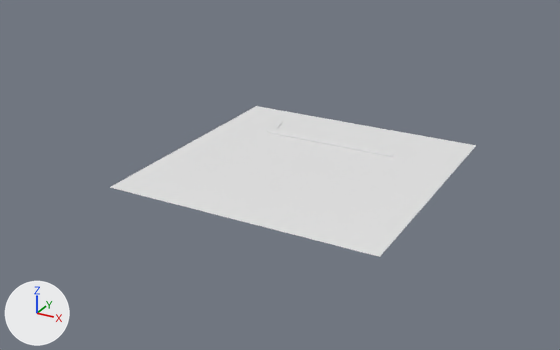
An edit to the Blender file design/carting/track_pro.blend, drawn before and after from the same camera.
The view is the same before and after, from a camera (50 mm lens) standing at (143.0, -283.0, 134.0) and looking at (-9.0, -6.0, -4.0). The axes (+X, +Y, +Z) are drawn at lower left. The lights are the same throughout. The older version comes first.

Names of what the first picture shows: 'Куб', 'Плоскость'.
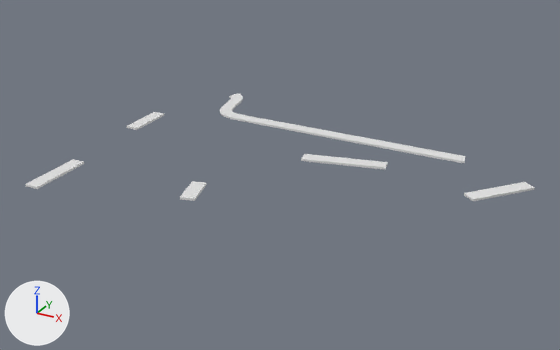
Commit message: track pro update

ob_траекторияnurbs is not drawn itself; it is used by a modifier of ob_куб.

Changed parts and their boxes (x1, y1, x2, y2) in the pictures (560 x 350 px):
'Плоскость', hidden
    before: (110, 106, 476, 257)
'Куб', moved, rescaled (91% wider, 77% taller)
    before: (266, 118, 394, 157)
    after: (220, 93, 465, 163)
'Short.003', added
    after: (301, 154, 388, 170)
'Short.001', added
    after: (464, 182, 535, 201)
'Short.004', added
    after: (25, 159, 84, 189)
'Short', added
    after: (180, 181, 207, 201)
'Short.002', added
    after: (127, 112, 164, 130)

Edits to the bpy script that builds the scene:
```text
Change ob_плоскость:
    ob_плоскость.location: (0.0, 0.0, 0.0) -> (0.0, -20.0, 0.0)
    ob_плоскость.scale: (1.0, 1.0, 1.0) -> (2.0, 2.0, 1.0)
    add ob_плоскость.hide_set(True)
Change ob_траекторияnurbs:
    ob_траекторияnurbs.location: (0.0, 30.0, 0.0) -> (0.0, 40.0, 0.0)
    ob_траекторияnurbs.scale: (1.0, 1.0, 1.0) -> (2.0, 2.0, 1.0)
Change ob_куб:
    ob_куб.location: (0.0, 30.0, 0.0) -> (0.0, 40.0, 0.0)
    ob_куб.scale: (0.4, 5.6, 1.0) -> (0.8, 6.3, 1.0)
Add ob_short_004:
    ob_short_004 = bpy.data.objects.new('Short.004', me_куб.copy())  # the mesh of ob_куб
    ob_short_004.location = (-90.3, -45.6, 0.0)
    ob_short_004.rotation_euler = (0.0, 0.0, -1.523)  # degrees (0, 0, -87)
    ob_short_004.scale = (1.0, 6.3, 1.0)
    _m = ob_short_004.modifiers.new('Массив', 'ARRAY')
    _m.count = 30
Add ob_short_003:
    ob_short_003 = bpy.data.objects.new('Short.003', me_куб.copy())  # the mesh of ob_куб
    ob_short_003.location = (-4.3, 7.8, 0.0)
    ob_short_003.rotation_euler = (0.0, 0.0, 0.241)  # degrees (0, 0, 14)
    ob_short_003.scale = (1.0, 6.3, 1.0)
    _m = ob_short_003.modifiers.new('Массив', 'ARRAY')
    _m.count = 38
Add ob_short_002:
    ob_short_002 = bpy.data.objects.new('Short.002', me_куб.copy())  # the mesh of ob_куб
    ob_short_002.location = (-98.2, 24.3, 0.0)
    ob_short_002.rotation_euler = (0.0, 0.0, -1.523)  # degrees (0, 0, -87)
    ob_short_002.scale = (1.0, 6.3, 1.0)
    _m = ob_short_002.modifiers.new('Массив', 'ARRAY')
    _m.count = 24
Add ob_short_001:
    ob_short_001 = bpy.data.objects.new('Short.001', me_куб.copy())  # the mesh of ob_куб
    ob_short_001.location = (73.4, 2.7, 0.0)
    ob_short_001.rotation_euler = (0.0, 0.0, 0.887)  # degrees (0, 0, 51)
    ob_short_001.scale = (1.0, 6.3, 1.0)
    _m = ob_short_001.modifiers.new('Массив', 'ARRAY')
    _m.count = 30
Add ob_short:
    ob_short = bpy.data.objects.new('Short', me_куб.copy())  # the mesh of ob_куб
    ob_short.location = (-29.7, -38.9, 0.0)
    ob_short.rotation_euler = (0.0, 0.0, -1.281)  # degrees (0, 0, -73)
    ob_short.scale = (1.0, 6.3, 1.0)
    _m = ob_short.modifiers.new('Массив', 'ARRAY')
    _m.count = 16
```
